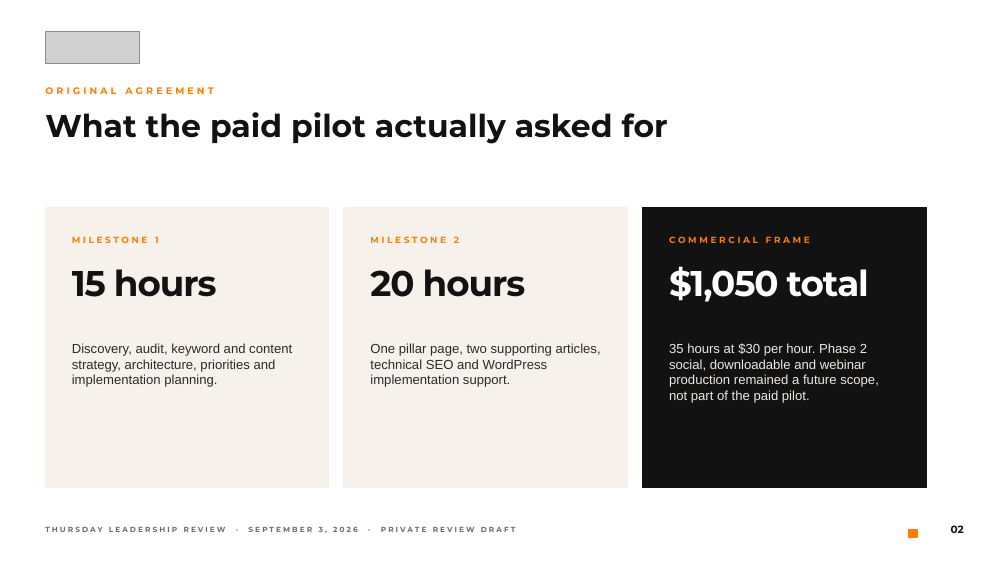
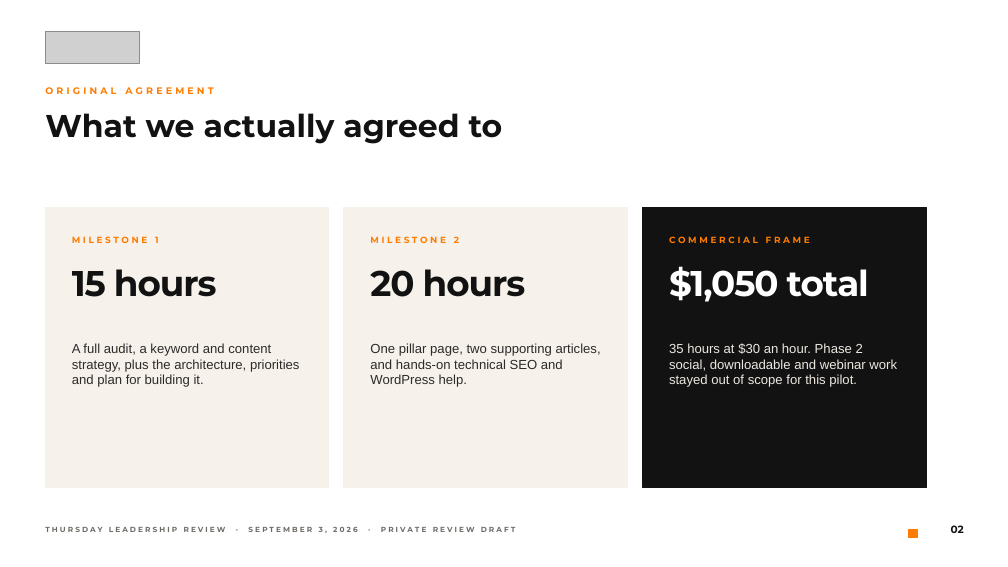
Before and after one commit to dillonmohr8777/client-operations-canonical, a slide deck: slide 2 of clients/bigorange-marketing/deliverables/2026-09-02-wordpress-growth-package-redesign/BigOrange-Thursday-WordPress-Growth-Review-2026-09-03.pptx. Drawn at 1008x567 pixels with LibreOffice and Linux fonts; fonts in the diff are those of the drawing; grey boxes stand for pictures. Boxes give left, top, right and bottom in pixels: in the first picture for what was removed or moved away, otherwise in the second. Text is boxed around its words. In the diff, an @@ line names an element or a change of style, - is before the commit and + after.

```diff
--- a/clients/bigorange-marketing/deliverables/2026-09-02-wordpress-growth-package-redesign/BigOrange-Thursday-WordPress-Growth-Review-2026-09-03.pptx
+++ b/clients/bigorange-marketing/deliverables/2026-09-02-wordpress-growth-package-redesign/BigOrange-Thursday-WordPress-Growth-Review-2026-09-03.pptx
@@ text at [45, 113, 503, 144]: text changed @@
-What the paid pilot actually asked for
+What we actually agreed to
@@ text at [72, 343, 300, 387]: text changed @@
-Discovery, audit, keyword and content strategy, architecture, priorities and implementation planning.
+A full audit, a keyword and content strategy, plus the architecture, priorities and plan for building it.
@@ text at [370, 343, 601, 387]: text changed @@
-One pillar page, two supporting articles, technical SEO and WordPress implementation support.
+One pillar page, two supporting articles, and hands-on technical SEO and WordPress help.
@@ text at [669, 343, 897, 387]: text changed @@
-35 hours at $30 per hour. Phase 2 social, downloadable and webinar production remained a future scope, not part of the paid pilot.
+35 hours at $30 an hour. Phase 2 social, downloadable and webinar work stayed out of scope for this pilot.
```
Also in this commit, not shown: 13 other slides changed, 18 other files.
